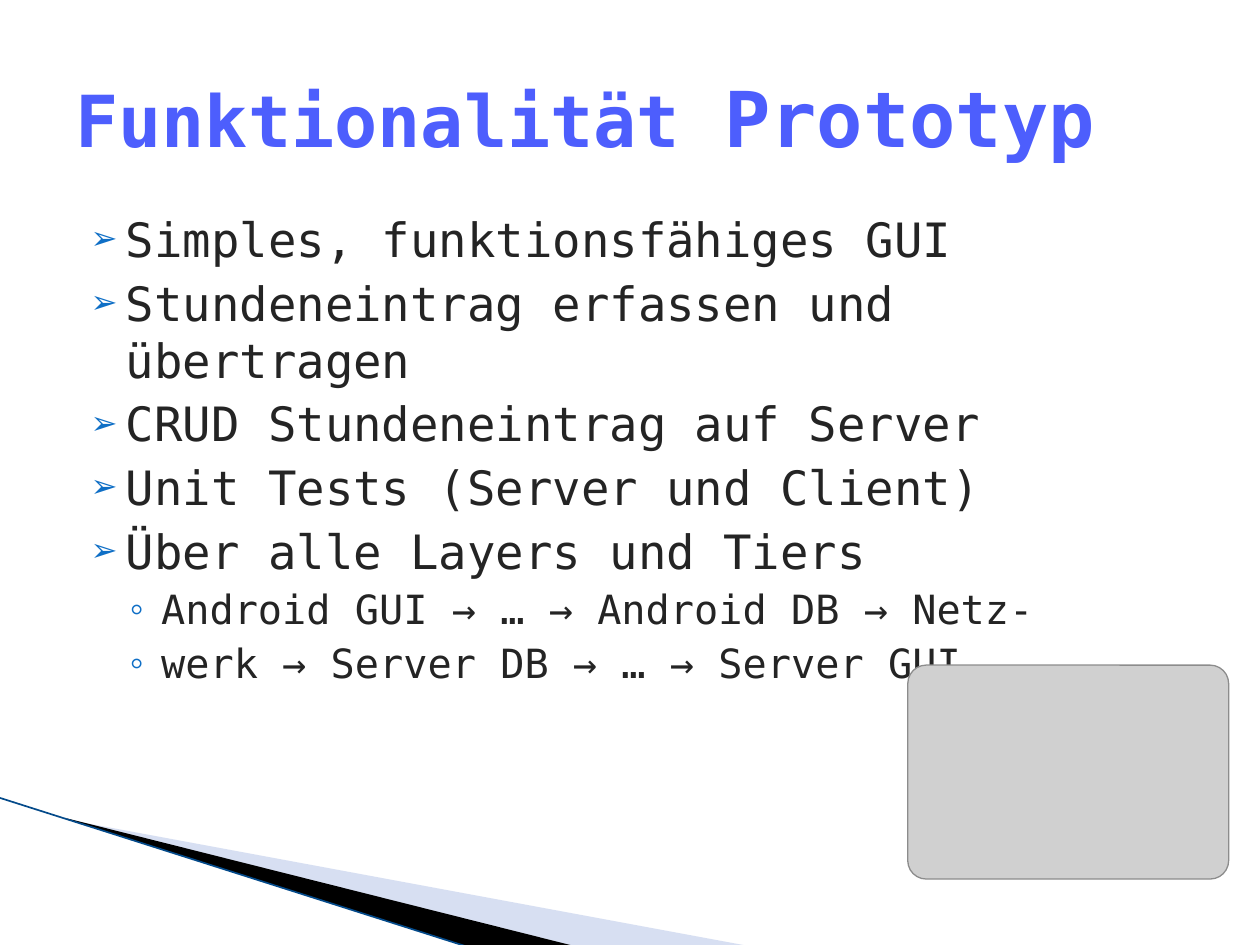
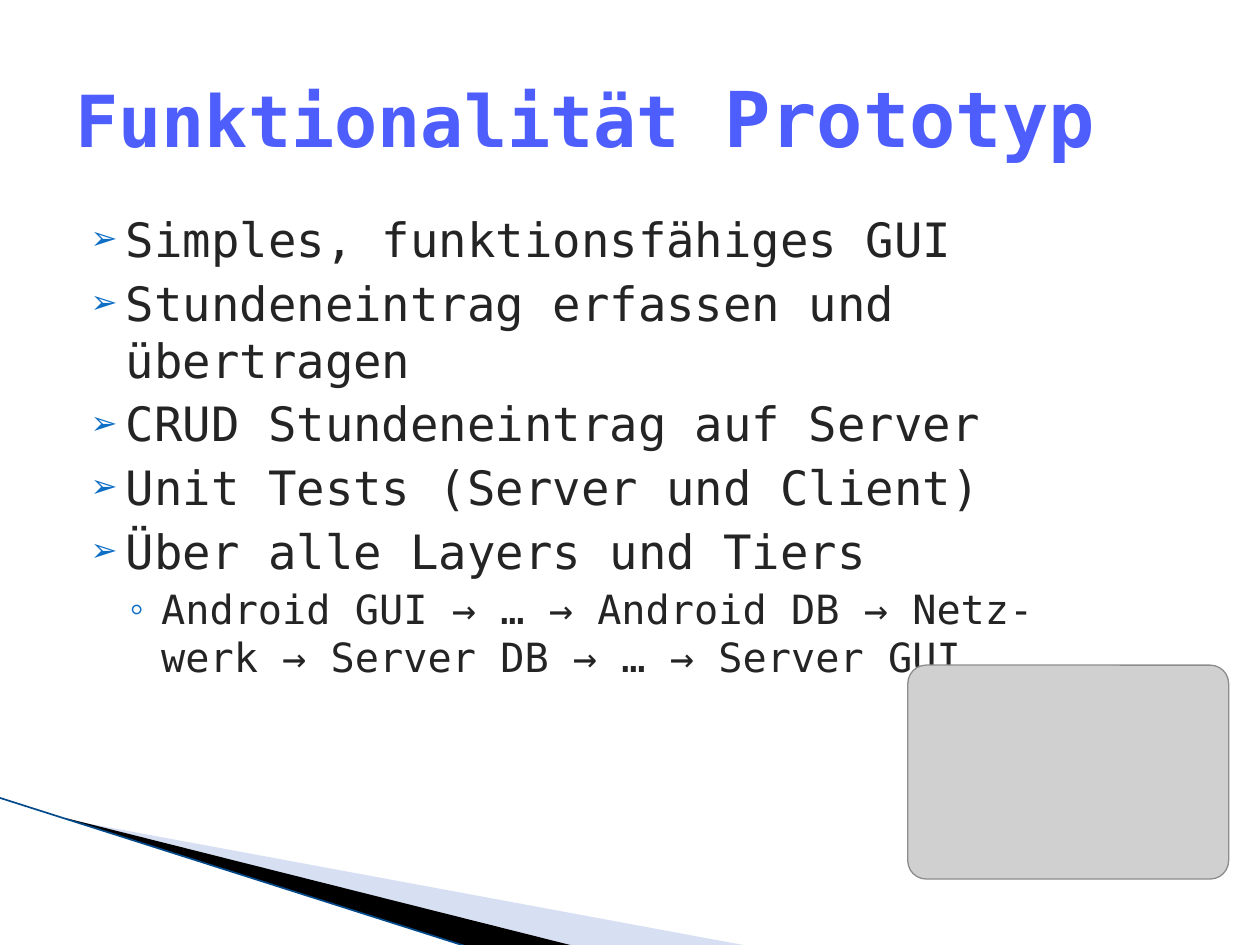
Before and after one commit to lukaselmer/hsr-mrt-software-engineering-2-project, a slide deck: slide 8 of doc/05_Design/praesentation.pptx. Drawn at 1260x945 pixels with LibreOffice and Linux fonts; fonts in the diff are those of the drawing; grey boxes stand for pictures; background and template pictures are left out. Boxes give left, top, right and bottom in pixels: in the first picture for what was removed or moved away, otherwise in the second. Text is boxed around its words. In the diff, an @@ line names an element or a change of style, - is before the commit and + after.

Commit message:
refs #165

```diff
--- a/doc/05_Design/praesentation.pptx
+++ b/doc/05_Design/praesentation.pptx
@@ text at box(161, 593, 1033, 682): text changed @@
-  ◦ Android GUI → … → Android DB → Netz-
-  ◦ werk → Server DB → … → Server GUI
+  ◦ Android GUI → … → Android DB → Netz-
+    werk → Server DB → … → Server GUI
```
